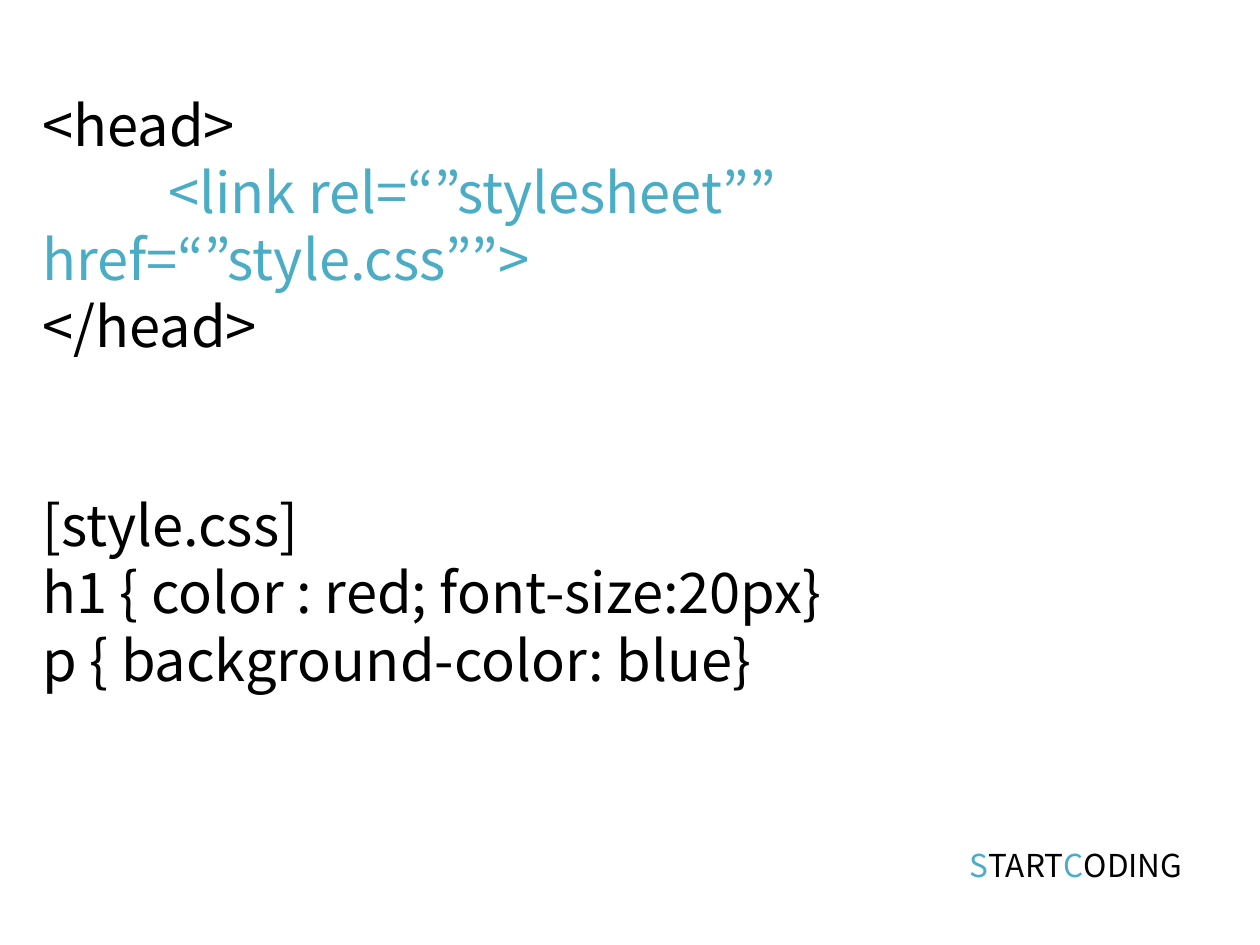
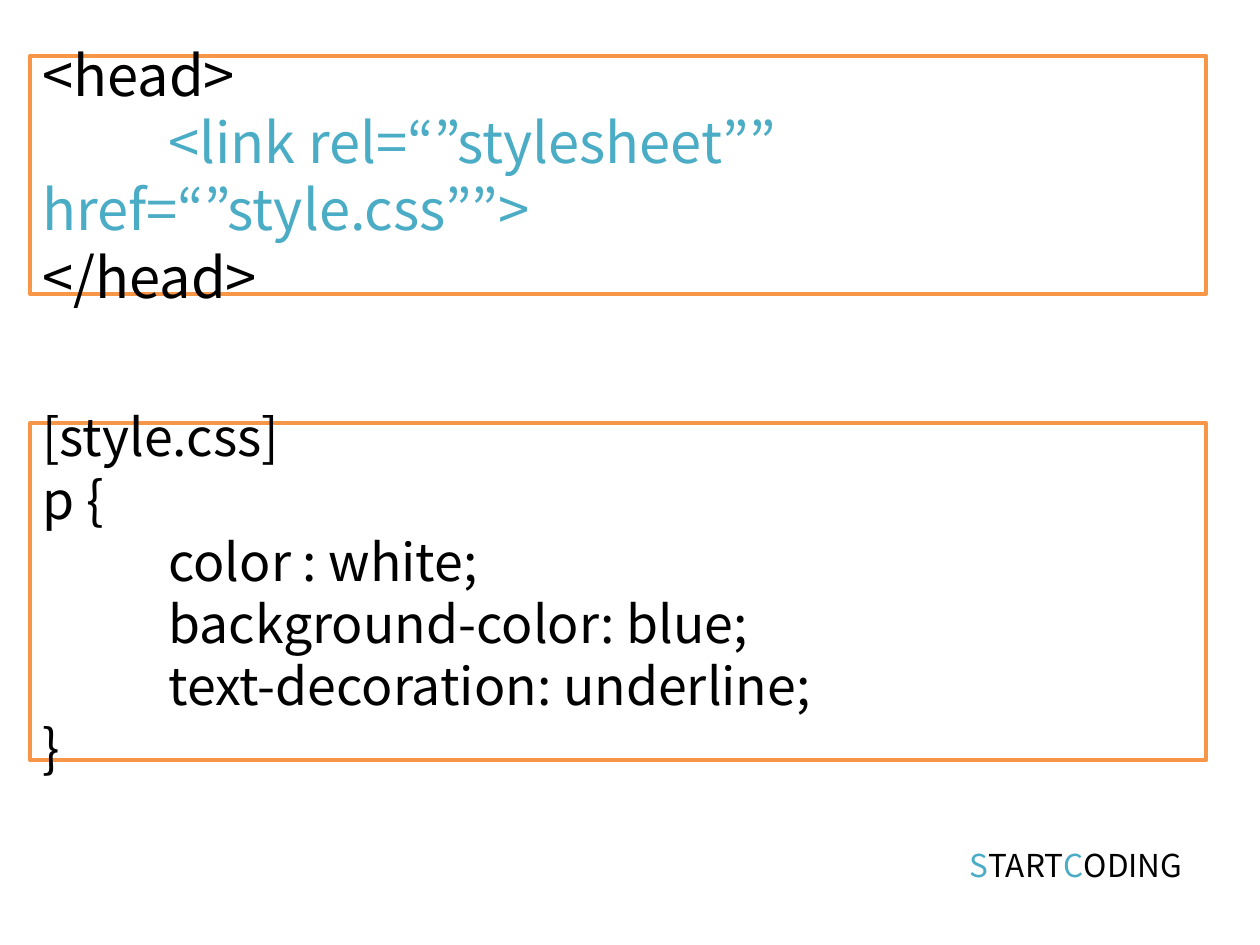
Before and after one commit to kwonkijun/web, a slide deck: slide 17 of 프론트엔드기초(PPT)/CSS3 1강_CSS 기본문법과 HTML 연동.pptx. Drawn at 1260x945 pixels with LibreOffice and Linux fonts; fonts in the diff are those of the drawing. Boxes give left, top, right and bottom in pixels: in the first picture for what was removed or moved away, otherwise in the second. Text is boxed around its words. In the diff, an @@ line names an element or a change of style, - is before the commit and + after.

```diff
--- a/프론트엔드기초(PPT)/CSS3 1강_CSS 기본문법과 HTML 연동.pptx
+++ b/프론트엔드기초(PPT)/CSS3 1강_CSS 기본문법과 HTML 연동.pptx
@@ rectangle "<head>": place and size @@
-rectangle "<head>" at box(42, 101, 775, 357)
+rectangle "<head>" at box(30, 55, 1206, 294)
@@ rectangle "<head>" at box(30, 55, 1206, 294): outline none to #F79646 2 pt @@
@@ rectangle "[style.css]" at box(30, 423, 1206, 761): outline none to #F79646 2 pt @@
@@ rectangle "[style.css]": place and size @@
-rectangle "[style.css]" at box(42, 501, 822, 695)
+rectangle "[style.css]" at box(30, 423, 1206, 761)
@@ text in rectangle at box(42, 414, 279, 468): size 32 to 29.6 pt in "[style.css]" @@
@@ text in rectangle at box(42, 490, 811, 715): text changed; size 32 to 29.6 pt @@
-h1 { color : red; font-size:20px}
-p { background-color: blue}
+p {
+color : white;
+background-color: blue;
+text-decoration: underline;
+}
```
Also in this commit, not shown: 8 other slides changed, 38 other files.
